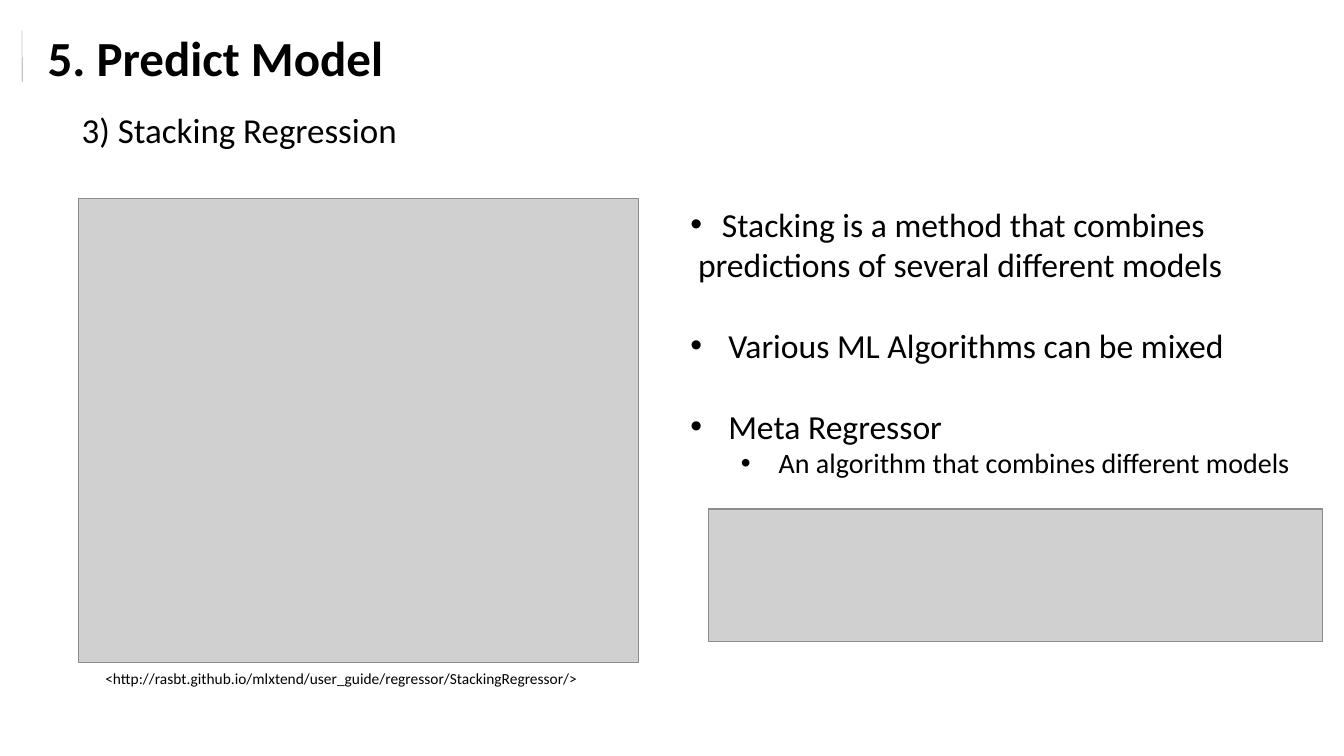
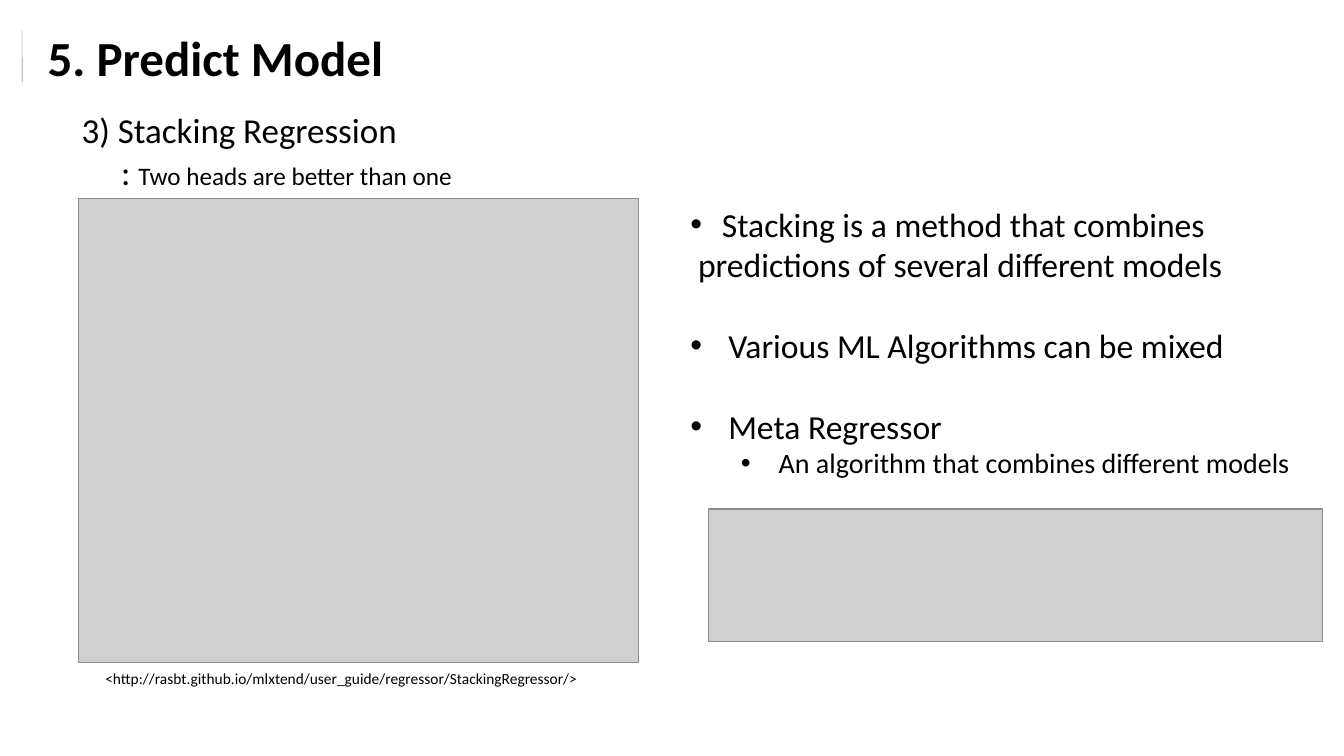
Before and after one commit to chazzy1/nycdsaML, a slide deck: slide 4 of documents/House_prediction_choi.pptx (slide 8 before the commit). Drawn at 1344x756 pixels with LibreOffice and Linux fonts; fonts in the diff are those of the drawing; grey boxes stand for pictures. Boxes give left, top, right and bottom in pixels: in the first picture for what was removed or moved away, otherwise in the second. Text is boxed around its words. In the diff, an @@ line names an element or a change of style, - is before the commit and + after.

```diff
--- a/documents/House_prediction_choi.pptx
+++ b/documents/House_prediction_choi.pptx
@@ text at box(138, 167, 452, 186): paragraph added @@
+: Two heads are better than one
```
Also in this commit, not shown: 2 other slides changed, 4 slides added, 7 slides removed, 13 other files.
